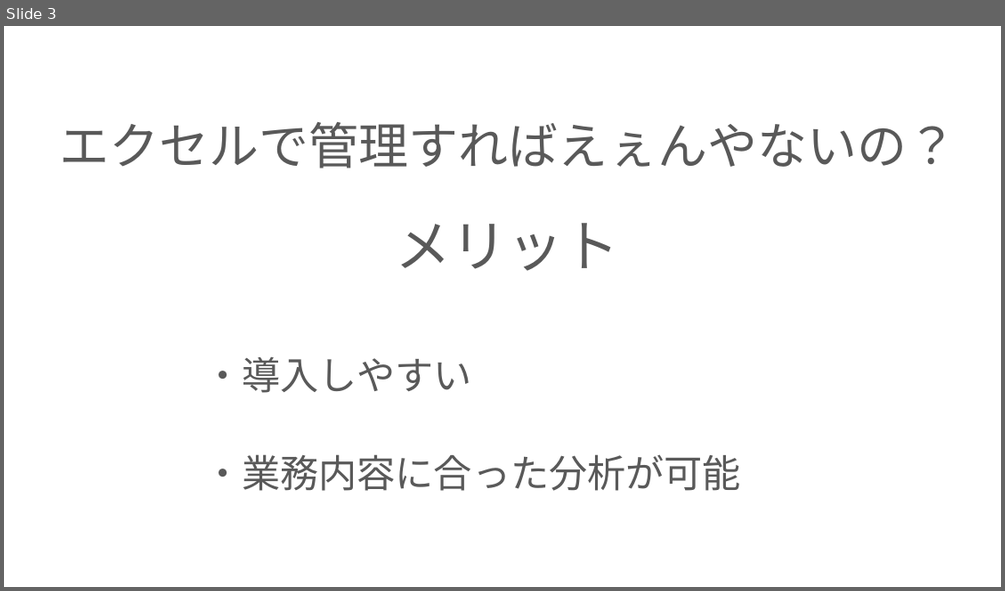
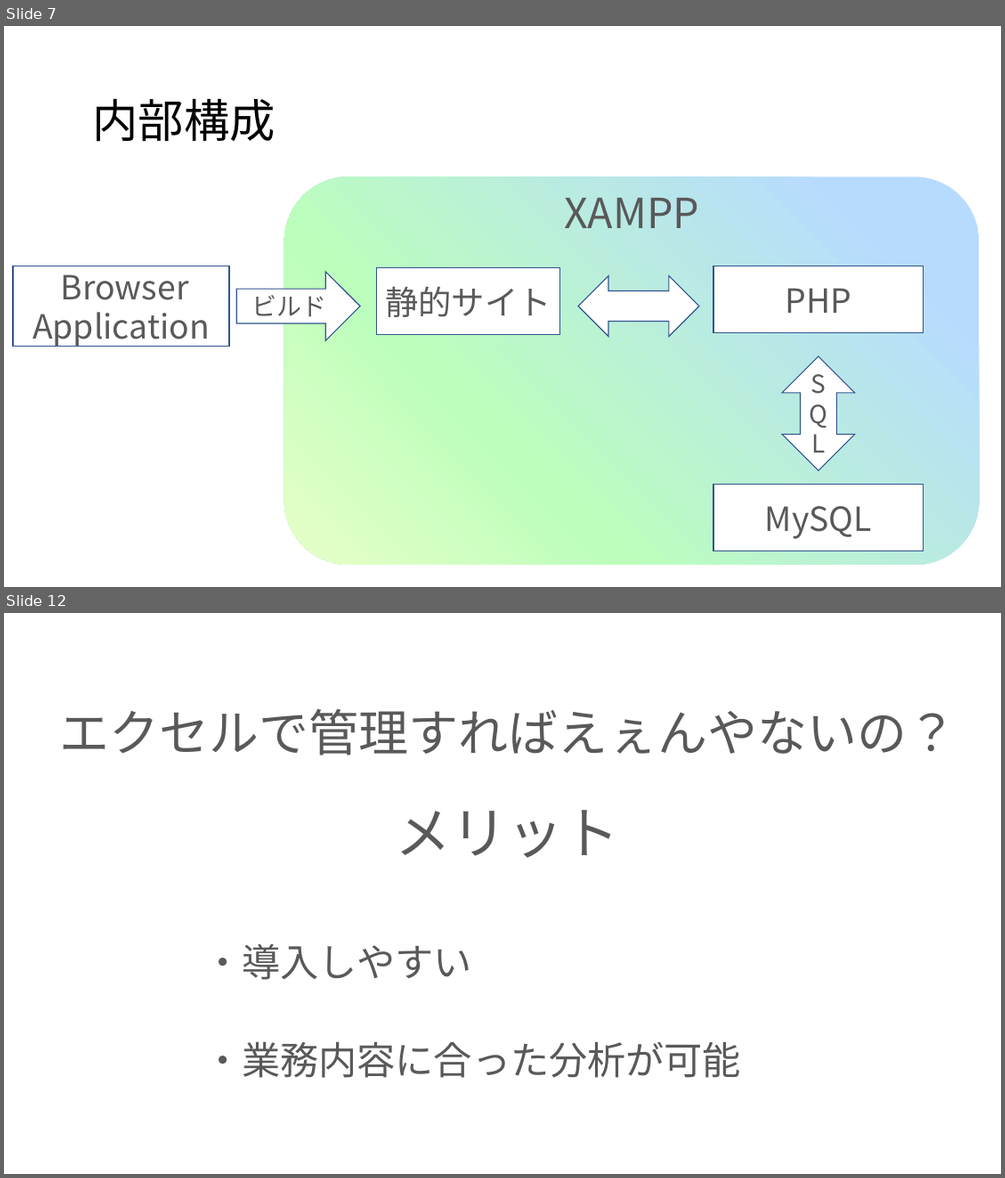
Before and after one commit to ivy239007/PG-, a slide deck: プレゼン/プレゼン資料.pptx. Shown one above the other, each under a label of ours: slide 3 before the commit, slides 7 and 12 after it; the slides between them are not shown. The pictures are 1005x591 and 1005x1178 pixels, drawn with LibreOffice and Linux fonts; fonts in the diff are those of the drawing; background and template pictures are left out. Boxes give left, top, right and bottom in pixels: in the first picture for what was removed or moved away, otherwise in the second. Text is boxed around its words. In the diff, an @@ line names an element or a change of style, - is before the commit and + after.

```diff
--- a/プレゼン/プレゼン資料.pptx
+++ b/プレゼン/プレゼン資料.pptx
@@ slide 7 added at (4, 26, 1001, 587), background picture (left out) @@
@@ text added at (92, 99, 275, 142), 44 pt, text #000000 @@
+内部構成
@@ rounded rectangle added at (284, 177, 979, 565), fill gradient #B7DBFF to #BCFFBC to #E2FFC7 @@
@@ text added at (564, 198, 699, 228), 40 pt, text #595959 @@
+XAMPP
@@ rectangle added at (13, 266, 229, 346), fill #FFFFFF, outline #325491 1 pt, 32 pt, text #595959 @@
+Browser
+Application
@@ right arrow added at (236, 272, 360, 340), fill #FFFFFF, outline #325491 1 pt, 24 pt, text #595959 @@
+ビルド
@@ rectangle added at (376, 268, 559, 335), fill #FFFFFF, outline #325491 1 pt, 32 pt, text #595959 @@
+静的サイト
@@ left right arrow added at (578, 276, 699, 337), fill #FFFFFF, outline #325491 1 pt @@
@@ rectangle added at (713, 266, 923, 332), fill #FFFFFF, outline #325491 1 pt, 32 pt, text #595959 @@
+PHP
@@ up down arrow added at (783, 356, 855, 471), fill #FFFFFF, outline #325491 1 pt, 24 pt, text #595959 @@
+SQL
@@ rectangle added at (713, 484, 923, 551), fill #FFFFFF, outline #325491 1 pt, 32 pt, text #595959 @@
+MySQL
@@ what was slide 3 is now slide 12 @@
```
Also in this commit, not shown: 3 slides changed, 8 other slides added.
